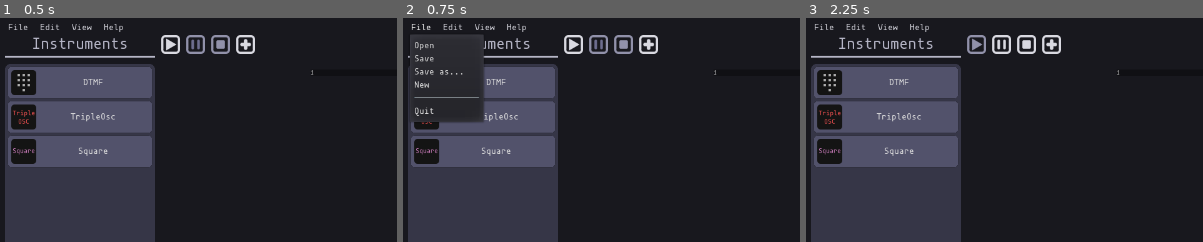
Above: before the commit, frames 1-3 (left to right).
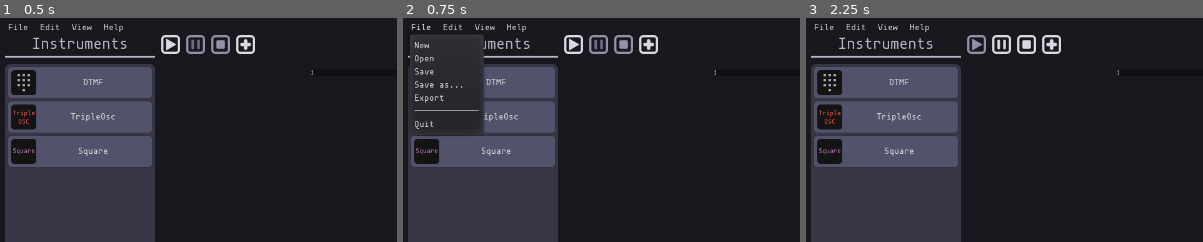
Above: after the commit, the same moments.

Repository: QuadCubedStudios/GoDAW
Game: Godot game, scene res://Main.tscn
Two runs of this game, one before a commit and one after it. Both use one fixed random seed, a clock stepped at 60 frames per second and the inputs below.
Inputs (mouse positions are % of the whole screen's width and height, from its top left):
- Up to frame 1 (0.5 s): no input
- Up to frame 2 (0.75 s): click "File" at 0.5 s
- Up to frame 3 (2.25 s): click (21, 6) at 1.25 s; click (21, 6) at 2 s
The pictures show only the part of the screen within x 0-50%, y 0-50%; the shares and areas given below are measured in that part.

Frame 1 is identical in both runs. In frame 2, 1.3% of the frame differs, in the area x 2-21%, y 10-52%; in frame 3, nothing differs.

Commit message:
Basic export (#27)
* Signals from TopMenu

* Remove Debug Prints

* Fix typo

Co-authored-by: Kevin Kuriakose <technohacker1995@gmail.com>

Diff:
--- a/Editor/Scenes/TopMenu/TopMenu.gd
+++ b/Editor/Scenes/TopMenu/TopMenu.gd
@@ -1,9 +1,11 @@
 extends HBoxContainer
+
+signal export_pressed()
 
 onready var menus = {
 	"File": {
 		"node": $FileMenu,
-		"elements": { "Open": "_open", "Save": "", "Save as...": "", "New": "", "Separator": "", "Quit": "" }
+		"elements": { "New": "", "Open": "", "Save": "", "Save as...": "", "Export": "export_pressed" ,"Separator": "", "Quit": "" }
 	},
 	"Edit": {
 		"node": $EditMenu,
@@ -29,17 +31,9 @@
 func on_item_pressed(id, menu):
 	var menu_dict = menus[menu]
 	var node = menu_dict.node
-
 	var item_name = node.get_popup().get_item_text(id)
-	var func_to_call = menu_dict["elements"][item_name]
-
-	if self.has_method(func_to_call):
-		self.call(func_to_call)
-	else:
-		push_error("NO METHOD CALLED " + func_to_call + " FOUND IN " + self.name)
-
-func _open():
-	print("Opened")
+	var s = menu_dict["elements"][item_name]
+	emit_signal(s)
 
 func init_menu(menu, items):
 	for e in items:
--- a/Main.gd
+++ b/Main.gd
@@ -2,6 +2,10 @@
 
 onready var loading_dialog: WindowDialog = $DialogBoxes/LoadingDialog
 onready var loading_dialog_progress: ProgressBar = $DialogBoxes/LoadingDialog/VBoxContainer/ProgressBar
+onready var export_progress: WindowDialog = $DialogBoxes/ExportProgress
+onready var export_progress_bar: ProgressBar = $DialogBoxes/ExportProgress/VBoxContainer/ProgressBar
+onready var file_dialog: FileDialog = $DialogBoxes/FileDialog
+onready var sequencer: Node = $Application/Main/SongEditor/Sequencer
 
 func load_instruments():
 	var dir = Directory.new()
@@ -32,12 +36,34 @@
 	loading_dialog.hide()
 	$Application/InstrumentsPanel.reload_instruments()
 
-# This function is solely testing code
+func _on_TopMenu_export_pressed():
+	file_dialog.popup_centered()
+	file_dialog.connect("file_selected", self, "file_selected")
+
+func file_selected(path):
+	var recorder = AudioEffectRecord.new()
+	AudioServer.add_bus_effect(0, recorder, AudioServer.get_bus_effect_count(0))
+	recorder.set_recording_active(true)
+	sequencer.connect("playback_finished", self, "_export_finished"
+					, [recorder, path])
+	sequencer.play()
+	export_progress.popup_centered()
+	sequencer.connect("on_note", export_progress_bar, "set_value")
+
+func _export_finished(recorder: AudioEffectRecord, path):
+	recorder.set_recording_active(false)
+	var recording = recorder.get_recording()
+	recording.save_to_wav(path)
+	export_progress.hide()
+
 func _ready():
+	#load instruments
 	loading_dialog.popup()
+	yield(load_instruments(), "completed")
+	test()
 
-	yield(load_instruments(), "completed")
-
+# This function is solely test code
+func test():
 	var song = SongSequence.new()
 	var track = Track.new()
 	track.instrument = "DTMF"
@@ -52,4 +78,4 @@
 		track.add_note(note)
 		i += 0.3
 
-	$Application/Main/SongEditor/Sequencer.sequence(song)
+	sequencer.sequence(song)
--- a/Main.tscn
+++ b/Main.tscn
@@ -68,7 +68,6 @@
 margin_bottom = 704.0
 
 [node name="LoadingDialog" type="WindowDialog" parent="DialogBoxes"]
-visible = true
 anchor_left = 0.5
 anchor_top = 0.5
 anchor_right = 0.5
@@ -110,6 +109,61 @@
 margin_right = 545.0
 margin_bottom = 51.0
 
+[node name="ExportProgress" type="WindowDialog" parent="DialogBoxes"]
+anchor_left = 0.5
+anchor_top = 0.5
+anchor_right = 0.5
+anchor_bottom = 0.5
+margin_left = -280.5
+margin_top = -40.5
+margin_right = 280.5
+margin_bottom = 40.5
+popup_exclusive = true
+window_title = "Exporting"
+__meta__ = {
+"_edit_use_anchors_": false
+}
+
+[node name="VBoxContainer" type="VBoxContainer" parent="DialogBoxes/ExportProgress"]
+anchor_right = 1.0
+anchor_bottom = 1.0
+margin_left = 8.0
+margin_top = 8.0
+margin_right = -8.0
+margin_bottom = -8.0
+alignment = 1
+__meta__ = {
+"_edit_use_anchors_": false
+}
+
+[node name="Label" type="Label" parent="DialogBoxes/ExportProgress/VBoxContainer"]
+margin_top = 13.0
+margin_right = 545.0
+margin_bottom = 30.0
+text = "Exporting...."
+align = 1
+__meta__ = {
+"_edit_use_anchors_": false
+}
+
+[node name="ProgressBar" type="ProgressBar" parent="DialogBoxes/ExportProgress/VBoxContainer"]
+margin_top = 34.0
+margin_right = 545.0
+margin_bottom = 51.0
+
+[node name="FileDialog" type="FileDialog" parent="DialogBoxes"]
+margin_right = 876.0
+margin_bottom = 480.0
+window_title = "Save"
+access = 2
+filters = PoolStringArray( "*.wav ; Wav Files" )
+current_dir = "/home/abhi/Dev/GoDAW"
+current_path = "/home/abhi/Dev/GoDAW/"
+__meta__ = {
+"_edit_use_anchors_": false
+}
+
+[connection signal="export_pressed" from="TopMenu" to="." method="_on_TopMenu_export_pressed"]
 [connection signal="instrument_chosen" from="Application/InstrumentsPanel" to="Application/Main/SongEditor" method="add_track"]
 [connection signal="pause" from="Application/Main/ControlPanel" to="Application/Main/SongEditor" method="_on_pause"]
 [connection signal="play" from="Application/Main/ControlPanel" to="Application/Main/SongEditor" method="_on_play"]
--- a/util/Sequencer/Sequencer.gd
+++ b/util/Sequencer/Sequencer.gd
@@ -1,6 +1,7 @@
 extends Node
 
 signal playback_finished()
+signal on_note(progress)
 
 onready var instruments = $Instruments
 onready var player = $AnimationPlayer
@@ -25,23 +26,31 @@
 		var inst = GoDAW.get_instrument(track.instrument)
 		instruments.add_child(inst)
 
-		song.track_set_path(track_index, "Instruments/" + inst.name)
+		song.track_set_path(track_index, ".")
 		for note in track.notes:
 			note = note as Note
 			song.track_insert_key(track_index, note.note_start,
 				{
 					"method": "play_note",
-					"args": [note]
+					"args": [inst.get_index(), note]
 				})
 			song.track_insert_key(track_index, note.note_start+note.duration,
 				{
 					"method": "stop_note",
-					"args": [note]
+					"args": [inst.get_index(), note]
 				})
 			var dur = note.note_start + note.duration
 			if dur > song.length: song.length = dur
 
 	player.add_animation("song", song)
+
+func play_note(idx: int, note):
+	emit_signal("on_note", (player.current_animation_position/player.current_animation_length)*100)
+	instruments.get_child(idx).play_note(note)
+
+func stop_note(idx:int, note):
+	emit_signal("on_note", (player.current_animation_position/player.current_animation_length)*100)
+	instruments.get_child(idx).stop_note(note)
 
 func play():
 	playing = true
